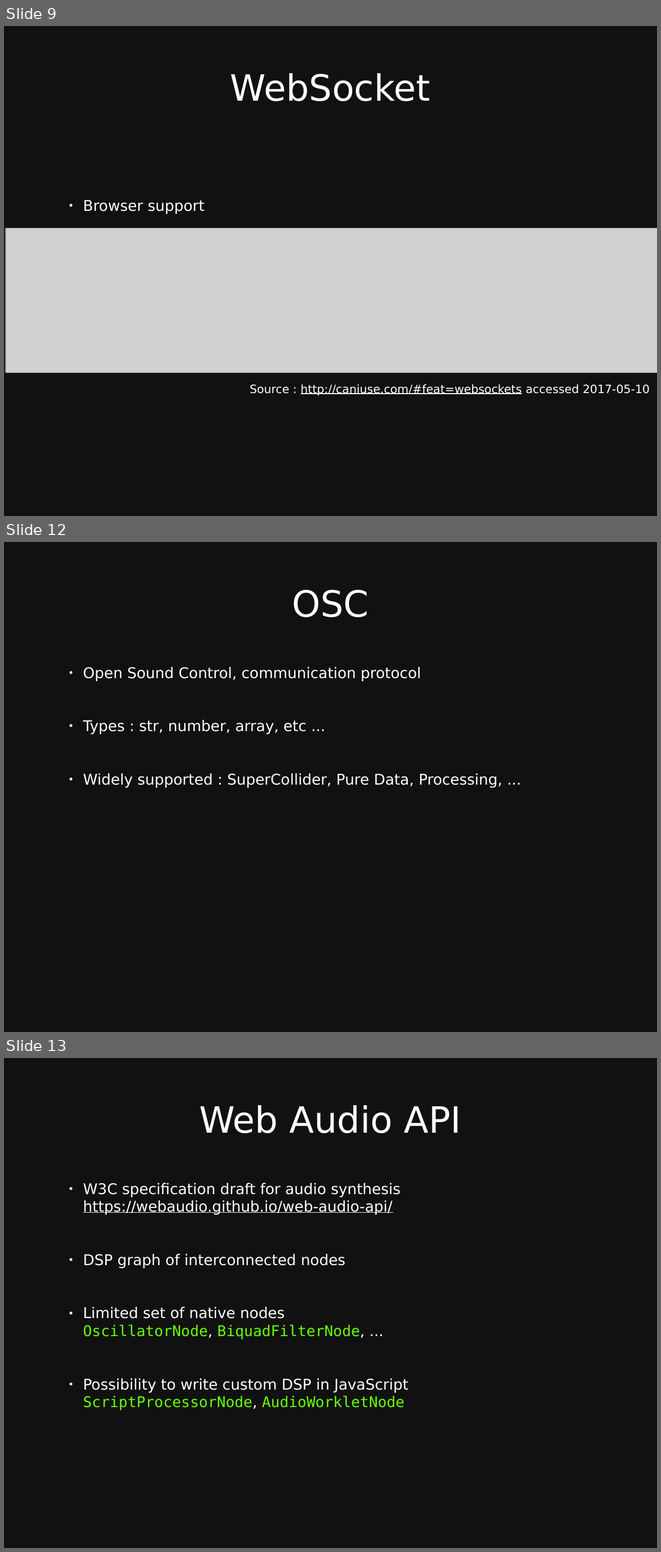
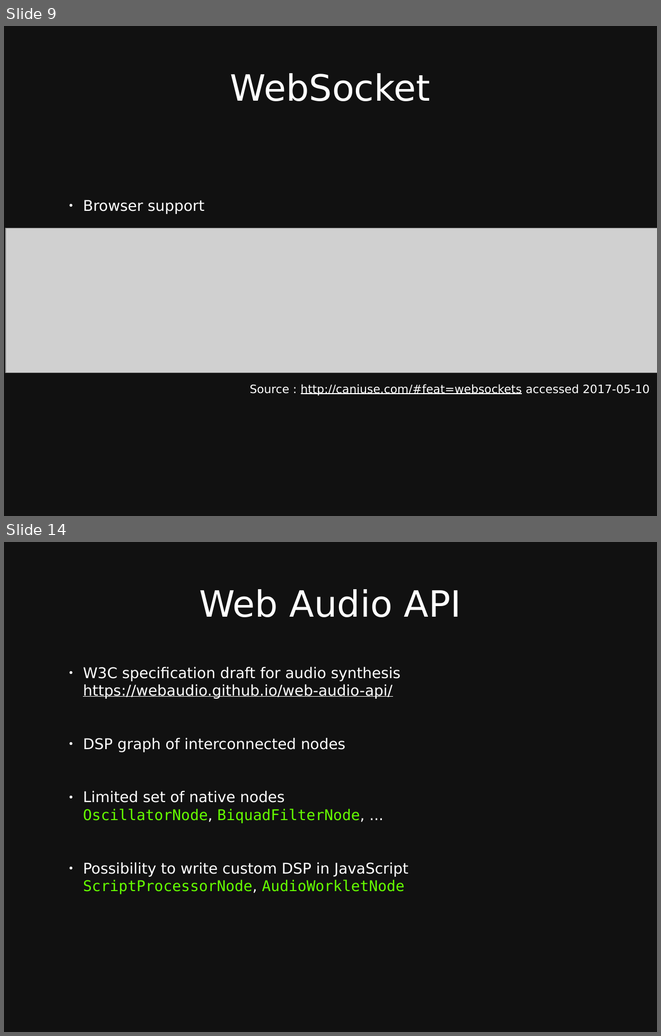
Before and after one commit to taylorbf/distributed-music-workshop, a slide deck: slides.odp. Shown one above the other, each under a label of ours: slides 9, 12 and 13 before the commit, slides 9 and 14 after it; the slides between them are not shown. The pictures are 661x1552 and 661x1036 pixels, drawn with LibreOffice and Linux fonts; fonts in the diff are those of the drawing; grey boxes stand for pictures. Boxes give left, top, right and bottom in pixels: in the first picture for what was removed or moved away, otherwise in the second. Text is boxed around its words. In the diff, an @@ line names an element or a change of style, - is before the commit and + after.

```diff
--- a/slides.odp
+++ b/slides.odp
@@ slide 12 removed at box(4, 542, 657, 1032), background #111111 @@
@@ title removed at box(292, 590, 369, 617) @@
-OSC
@@ text removed at box(83, 667, 502, 788) @@
-● Open Sound Control, communication protocol
-● Types : str, number, array, etc ...
-● Widely supported : SuperCollider, Pure Data, Processing, ...
@@ what was slide 13 is now slide 14 @@
```
Also in this commit, not shown: 2 slides changed, 2 slides added.
